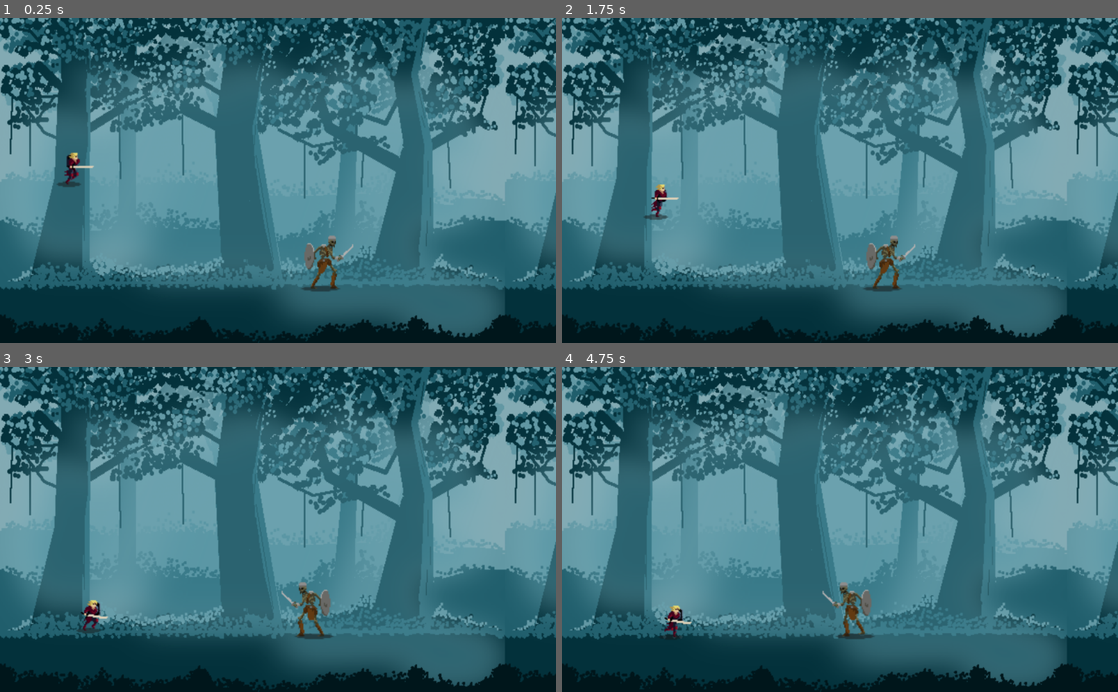
Above: before the commit, frames 1-4 (two rows, left to right).
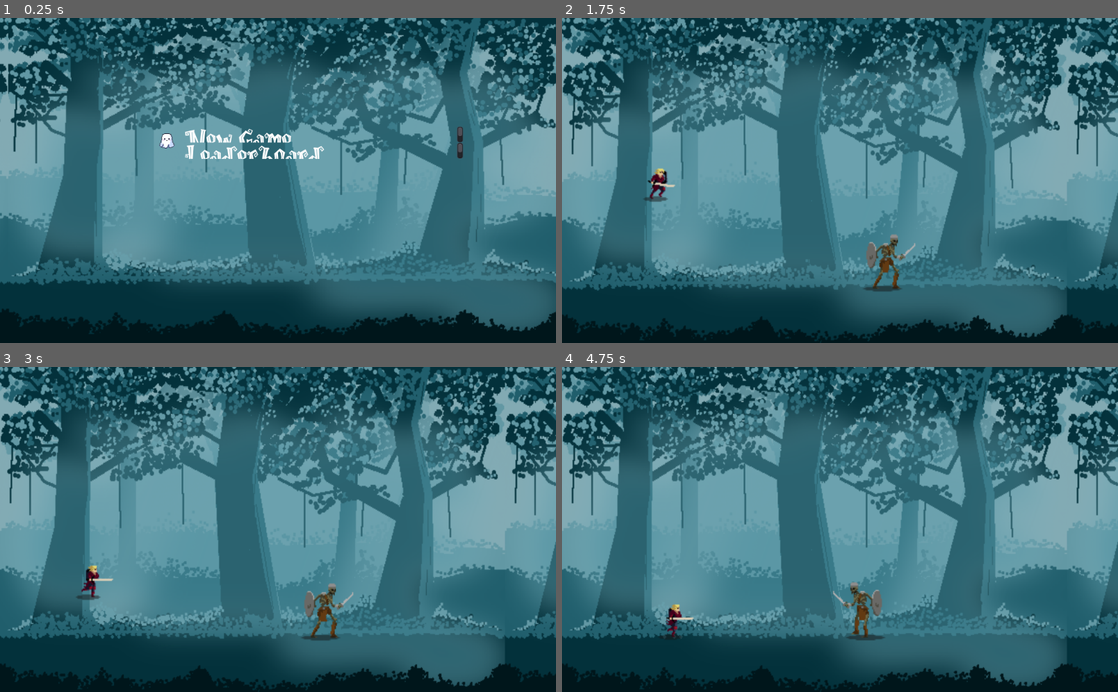
Above: after the commit, the same moments.

Repository: awrenn/moonshot
Game: Godot game, scene res://MainMenu.tscn
The game is run twice, just before and just after one commit, with the same random seed, the same clock (stepped at 60 frames per second) and the same inputs. Before the commit the project starts from res://World.tscn.
Inputs:
- Up to frame 1 (0.25 s): no input
- Up to frame 2 (1.75 s): hold Space 0.53-1.28 s; hold Right (ui_right) from 0.53 s (still down); tap Space at 1.35, 1.52 s
- Up to frame 3 (3 s): tap Space at 1.82, 2.85 s; release Right (ui_right) at 2.03 s; hold Left (ui_left) 2.03-2.78 s; hold Space 2.03-2.78 s; hold Right (ui_right) from 2.78 s (still down)
- Up to frame 4 (4.75 s): tap Space at 3.02, 3.32, 4.35, 4.52 s; hold Space 3.53-4.28 s; release Right (ui_right) at 4.28 s; hold Left (ui_left) from 4.28 s (still down)

The runs differ from the first frame. In frame 1, 42% of the frame differs, in the area x 0-100%, y 0-100%; in frame 2, 0.6%; in frame 3, 1.3%; in frame 4, 1.1%.

Commit message:
Adding the main menu and two selectable options - New Game and Leaderboard. Leaderboard TBD

Diff:
--- /dev/null
+++ b/MainMenu.tscn
@@ -0,0 +1,21 @@
+[gd_scene load_steps=4 format=2]
+
+[ext_resource path="res://Zassets/NightForest/Image.png" type="Texture" id=1]
+[ext_resource path="res://MainMenu/Background.gd" type="Script" id=2]
+[ext_resource path="res://MainMenu/MainMenu.gd" type="Script" id=3]
+
+[node name="Node2D" type="Node2D"]
+
+[node name="Background" type="Node" parent="."]
+script = ExtResource( 2 )
+
+[node name="bg" type="Sprite" parent="Background"]
+texture = ExtResource( 1 )
+centered = false
+
+[node name="bg2" type="Sprite" parent="Background"]
+texture = ExtResource( 1 )
+centered = false
+
+[node name="MenuItems" type="Node2D" parent="."]
+script = ExtResource( 3 )
--- /dev/null
+++ b/MainMenu/Background.gd
@@ -0,0 +1,45 @@
+extends Node
+
+
+# Declare member variables here. Examples:
+# var a = 2
+# var b = "text"
+const SPEED = 20
+const OVERLAP = 10
+
+var textureWidth
+
+
+# Called when the node enters the scene tree for the first time.
+func _ready():
+	var viewportWidth = get_viewport().size.x
+	var viewportHeight = get_viewport().size.y
+
+	var x_scale = viewportWidth / $bg.texture.get_size().x
+	var y_scale = viewportHeight / $bg.texture.get_size().y
+	var scale = max(x_scale, y_scale)
+	$bg.set_scale(Vector2(scale, scale))
+	$bg2.set_scale(Vector2(scale, scale))
+	textureWidth = float($bg.texture.get_size().x) * scale
+
+	## Create a perfect backup of this node
+	## as the background moves right, have this node follow in perfect sync
+	$bg2.flip_h = true
+	$bg2.position.x = -textureWidth + OVERLAP
+	$bg.set_z_index(-100)
+	$bg2.set_z_index(-100)
+
+# Called every frame. 'delta' is the elapsed time since the previous frame.
+func _process(delta):
+	$bg.position.x += SPEED * delta
+	$bg2.position.x += SPEED * delta
+
+	if $bg.position.x > textureWidth:
+		$bg.position.x = -textureWidth + OVERLAP
+	if $bg2.position.x > textureWidth:
+		$bg2.position.x = -textureWidth + OVERLAP
+
+
+func init_bg_image(node, init_x):
+	node.set_z_index(-100)
+	node.position.x = init_x
--- /dev/null
+++ b/MainMenu/MainMenu.gd
@@ -0,0 +1,77 @@
+extends Node2D
+
+# Declare member variables here. Examples:
+# var a = 2
+# var b = "text"
+const SELECT_TIMER = .1
+var selectTimer = .1
+
+var TEXT_WIDTH
+var TEXT_HEIGHT
+
+var selectedIndex = 0
+var nodes = []
+var selectedChanged = true
+
+var MAIN_MENU = [{
+	"text": "New Game",
+	"next": "res://World.tscn",
+}, {
+	"text": "Leaderboard",
+	"next": "res://Leaderboard.tscn",
+}]
+
+var ListItemTemplate = preload("res://MainMenu/MainMenuItem.tscn")
+
+# Called when the node enters the scene tree for the first time.
+func _ready():
+	var vpH = get_viewport().size.y
+	var vpW = get_viewport().size.x
+	position.x = vpW * 1/3
+	position.y = vpH * 1/3
+	TEXT_HEIGHT = vpH * 1/20
+	TEXT_WIDTH = vpW * 1/2
+
+	var heightOffset = 0
+	for item in MAIN_MENU:
+		heightOffset = init_label(item["text"], heightOffset)
+	nodes[0].find_node("ghost").show()
+
+# Called every frame. 'delta' is the elapsed time since the previous frame.
+func _process(delta):
+	var changed = processKeys(delta)
+	if changed:
+		for i in nodes.size():
+			if i == selectedIndex:
+				nodes[i].find_node("ghost").show()
+			else:
+				nodes[i].find_node("ghost").hide()
+
+
+func init_label(text, heightOffset):
+	var item = ListItemTemplate.instance()
+	item.position.y += heightOffset
+	var t = item.find_node("text")
+	t.set_size(Vector2(TEXT_WIDTH, TEXT_HEIGHT))
+	t.set_text(text)
+	add_child(item)
+	nodes.append(item)
+	return heightOffset + TEXT_HEIGHT
+
+func processKeys(delta):
+	if selectTimer < SELECT_TIMER:
+		selectTimer += delta
+		return false
+	if Input.is_action_pressed("ui_up"):
+		changeSelected(-1)
+		return true
+	if Input.is_action_pressed("ui_down"):
+		changeSelected(1)
+		return true
+	if Input.is_key_pressed(KEY_SPACE):
+		get_tree().change_scene(MAIN_MENU[selectedIndex]["next"])
+	return false
+
+func changeSelected(dir):
+	selectTimer = 0
+	selectedIndex = clamp(selectedIndex + dir, 0, MAIN_MENU.size()-1)
--- /dev/null
+++ b/MainMenu/MainMenuItem.tscn
@@ -0,0 +1,60 @@
+[gd_scene load_steps=9 format=2]
+
+[ext_resource path="res://Zassets/Fonts/MonsterPumpkin.ttf" type="DynamicFontData" id=1]
+[ext_resource path="res://Zassets/ghost/ghost-Sheet.png" type="Texture" id=2]
+
+[sub_resource type="DynamicFont" id=1]
+size = 50
+font_data = ExtResource( 1 )
+
+[sub_resource type="AtlasTexture" id=2]
+flags = 4
+atlas = ExtResource( 2 )
+region = Rect2( 0, 0, 32, 32 )
+
+[sub_resource type="AtlasTexture" id=3]
+flags = 4
+atlas = ExtResource( 2 )
+region = Rect2( 32, 0, 32, 32 )
+
+[sub_resource type="AtlasTexture" id=4]
+flags = 4
+atlas = ExtResource( 2 )
+region = Rect2( 64, 0, 32, 32 )
+
+[sub_resource type="AtlasTexture" id=5]
+flags = 4
+atlas = ExtResource( 2 )
+region = Rect2( 96, 0, 32, 32 )
+
+[sub_resource type="SpriteFrames" id=6]
+animations = [ {
+"frames": [  ],
+"loop": true,
+"name": "default",
+"speed": 5.0
+}, {
+"frames": [ SubResource( 2 ), SubResource( 3 ), SubResource( 4 ), SubResource( 5 ) ],
+"loop": true,
+"name": "Ghost",
+"speed": 5.0
+} ]
+
+[node name="MainMenuItem" type="Node2D"]
+
+[node name="text" type="RichTextLabel" parent="."]
+margin_right = 40.0
+margin_bottom = 40.0
+custom_fonts/normal_font = SubResource( 1 )
+__meta__ = {
+"_edit_use_anchors_": false
+}
+
+[node name="ghost" type="AnimatedSprite" parent="."]
+visible = false
+frames = SubResource( 6 )
+animation = "Ghost"
+frame = 2
+playing = true
+centered = false
+offset = Vector2( -50, 10 )
--- a/project.godot
+++ b/project.godot
@@ -16,8 +16,8 @@
 [application]
 
 config/name="Moonshot"
-run/main_scene="res://World.tscn"
-config/icon="res://icon.png"
+run/main_scene="res://MainMenu.tscn"
+config/icon="res://tan_wrench.png"
 
 [rendering]
 
Binary file added: Zassets/Fonts/MonsterPumpkin.ttf
Binary file added: Zassets/ghost/ghosDeadt.gif
Binary file added: Zassets/ghost/ghost-Sheet.png
Not shown, added: Zassets/ghost/ghost-Sheet.png.import
Binary file added: Zassets/ghost/ghost.aseprite
Binary file added: Zassets/ghost/ghost.gif
Binary file added: Zassets/ghost/ghostAll.gif
Binary file added: Zassets/ghost/ghostDead-Sheet.png
Not shown, added: Zassets/ghost/ghostDead-Sheet.png.import
Binary file added: Zassets/ghost/ghostHurt-Sheet.png
Not shown, added: Zassets/ghost/ghostHurt-Sheet.png.import
Binary file added: Zassets/ghost/ghotHurt.gif
(and 1 more such lines)
